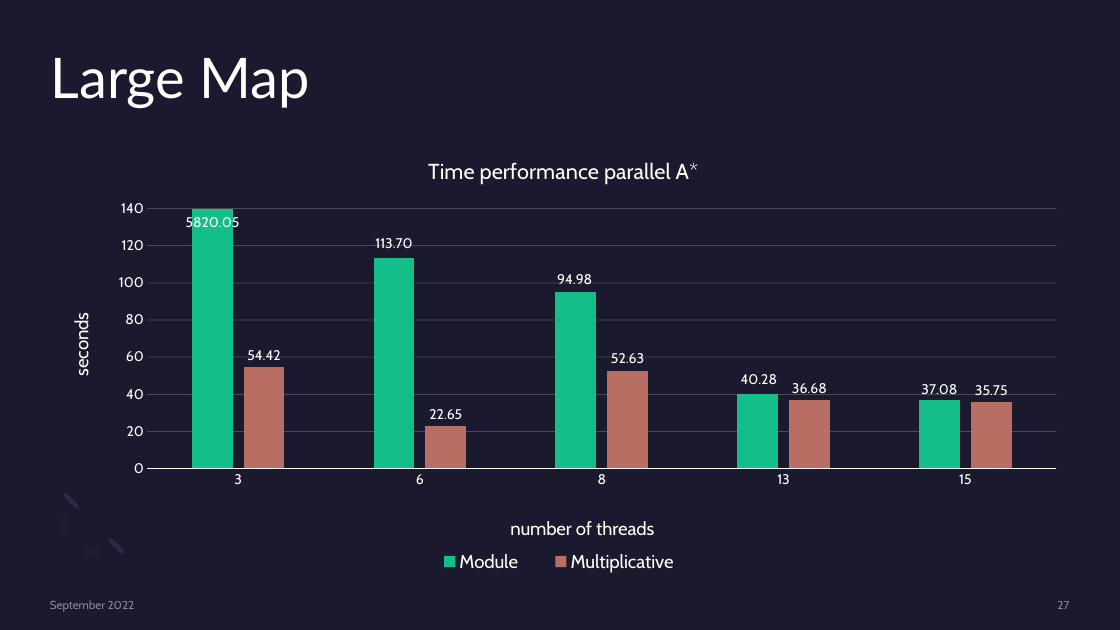
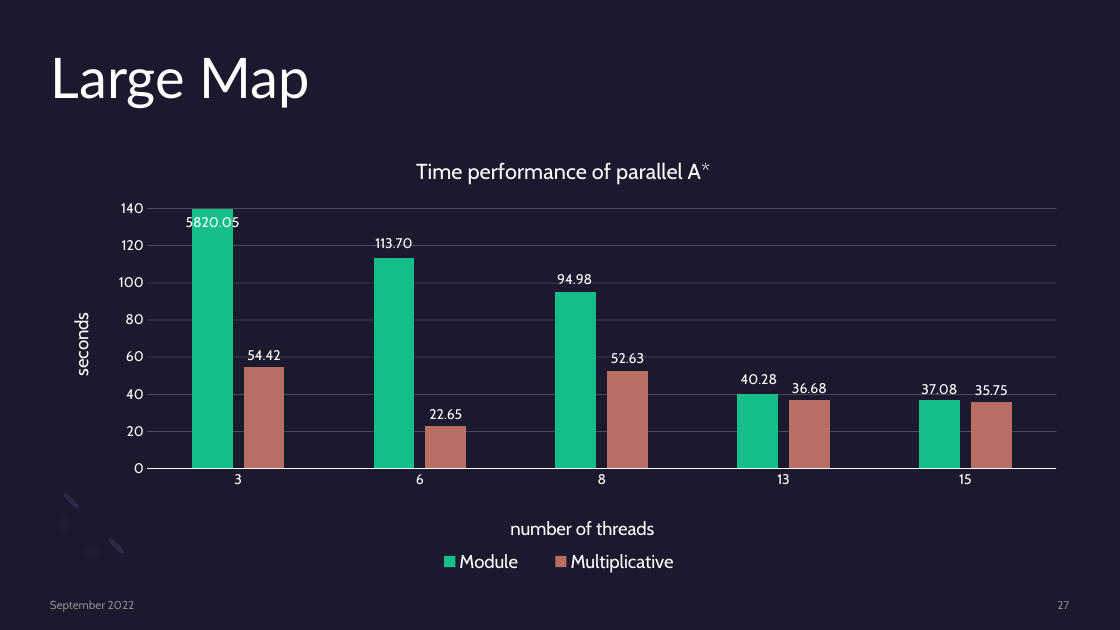
Before and after one commit to Salvo-kun/a-star, a slide deck: slide 27 of presentation/astar_slides.pptx. Drawn at 1120x630 pixels with LibreOffice and Linux fonts; fonts in the diff are those of the drawing. Boxes give left, top, right and bottom in pixels: in the first picture for what was removed or moved away, otherwise in the second. Text is boxed around its words. In the diff, an @@ line names an element or a change of style, - is before the commit and + after.

```diff
--- a/presentation/astar_slides.pptx
+++ b/presentation/astar_slides.pptx
@@ column chart at (x1=50, y1=139, x2=1077, y2=580) @@
@@ title "Time performance parallel A* " to "Time performance of parallel A* " @@
```
Also in this commit, not shown: 3 other slides changed.
